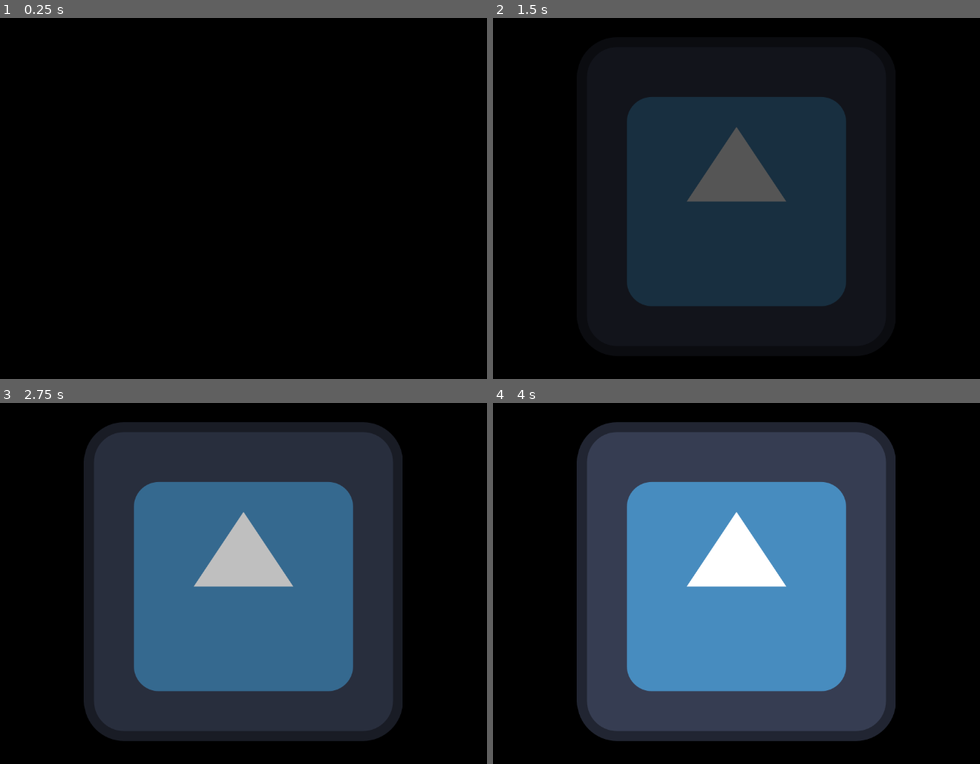
Above: before the commit, frames 1-4 (two rows, left to right).
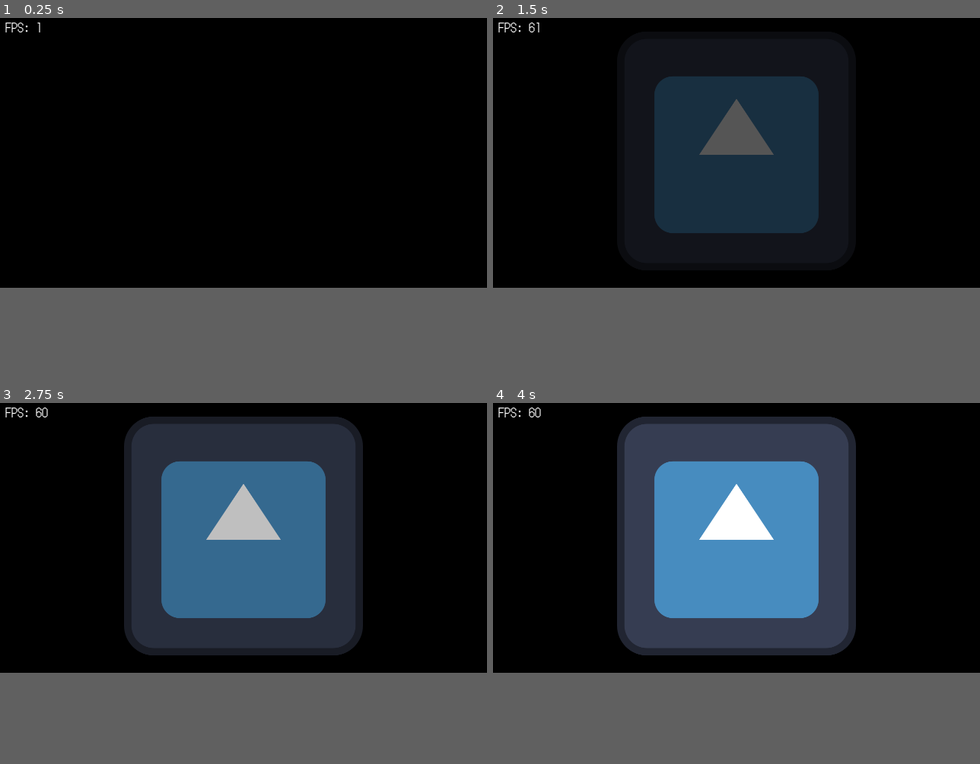
Above: after the commit, the same moments.

Repository: fitafunsoftware/project-fff
Game: Godot game, scene res://scenes/main_game.tscn
Two runs of this game, one before a commit and one after it. Both use one fixed random seed, a clock stepped at 60 frames per second and the inputs below. Before the commit the project starts from res://scenes/godot_splash.tscn. The engine's default icon, where the game draws it, is replaced by a stand-in: a white triangle on a blue panel in a dark square.
Inputs:
- Up to frame 1 (0.25 s): no input
- Up to frame 2 (1.5 s): tap Enter (start) at 0.5 s; hold D (dpright) 0.53-1.28 s; tap K (a) at 0.6, 1.35 s; hold Backspace (back) from 1.28 s (still down)
- Up to frame 3 (2.75 s): release Backspace (back) at 2.03 s; hold D (dpright) from 2.03 s (still down); hold Enter (start) from 2.03 s (still down); tap K (a) at 2.3 s
- Up to frame 4 (4 s): release D (dpright) at 2.78 s; release Enter (start) at 2.78 s; hold W (dpup) 2.78-3.53 s; tap K (a) at 2.85, 3.6 s; hold A (dpleft) from 3.53 s (still down)
In our replay, the window is 640x480 before the commit and 640x360 after it. These sizes can differ from the game's own. Grey fills any space a smaller window leaves; there, only what the larger window draws over its background counts as a difference.

The runs differ from the first frame. In frame 1, less than 0.1% of the frame differs, in the area x 1-9%, y 1-4%; in frame 2, 34%; in frame 3, 40%; in frame 4, 43%, in the area x 1-83%, y 1-94%.

Commit message:
Add splash screen. Allow for multiple resolutions.

Diff:
--- a/autoloads/exit_shortcut.gd
+++ b/autoloads/exit_shortcut.gd
@@ -13,5 +13,6 @@
 
 func _exit() -> void:
 	get_viewport().set_input_as_handled()
+	get_tree().unload_current_scene()
 	get_tree().change_scene_to_file("res://scenes/exit_scene.tscn")
 	queue_free()
--- a/project.godot
+++ b/project.godot
@@ -11,7 +11,7 @@
 [application]
 
 config/name="project-fff"
-run/main_scene="res://scenes/godot_splash.tscn"
+run/main_scene="res://scenes/main_game.tscn"
 config/features=PackedStringArray("4.0")
 boot_splash/bg_color=Color(0, 0, 0, 1)
 boot_splash/show_image=false
@@ -24,13 +24,15 @@
 [display]
 
 window/size/viewport_width=640
-window/size/viewport_height=480
+window/size/viewport_height=360
 window/size/resizable=false
 window/size/borderless=true
+window/stretch/mode="canvas_items"
+window/stretch/aspect="keep_width"
 
 [editor]
 
-run/main_run_args="--verbose"
+run/main_run_args="--verbose --resolution 640x480"
 export/convert_text_resources_to_binary=true
 
 [gui]
--- a/scenes/fps.tscn
+++ b/scenes/fps.tscn
@@ -1,5 +1,6 @@
-[gd_scene load_steps=2 format=3 uid="uid://lpturakyx3rf"]
+[gd_scene load_steps=3 format=3 uid="uid://lpturakyx3rf"]
 
+[ext_resource type="FontFile" uid="uid://l6v7g4hwneaf" path="res://assets/fonts/DotGothic16-Regular.ttf" id="1_mllbe"]
 [ext_resource type="Script" path="res://scripts/fps.gd" id="2"]
 
 [node name="FPSCounter" type="Label"]
@@ -7,5 +8,9 @@
 offset_top = 5.0
 offset_right = 40.0
 offset_bottom = 14.0
+theme_override_colors/font_outline_color = Color(0, 0, 0, 1)
+theme_override_constants/outline_size = 2
+theme_override_fonts/font = ExtResource("1_mllbe")
+theme_override_font_sizes/font_size = 16
 text = "FPS: 0"
 script = ExtResource("2")
--- /dev/null
+++ b/scenes/game_viewport_container.tscn
@@ -0,0 +1,29 @@
+[gd_scene load_steps=3 format=3 uid="uid://cyj31r0l1ta27"]
+
+[ext_resource type="Script" path="res://scripts/game_viewport.gd" id="1_6igo6"]
+[ext_resource type="PackedScene" uid="uid://da6e60qvpx7sy" path="res://scenes/godot_splash.tscn" id="2_5qwqw"]
+
+[node name="GameViewportContainer" type="SubViewportContainer"]
+anchors_preset = 8
+anchor_left = 0.5
+anchor_top = 0.5
+anchor_right = 0.5
+anchor_bottom = 0.5
+offset_left = -320.0
+offset_top = -180.0
+offset_right = 320.0
+offset_bottom = 180.0
+grow_horizontal = 2
+grow_vertical = 2
+size_flags_horizontal = 4
+size_flags_vertical = 4
+
+[node name="GameViewport" type="SubViewport" parent="."]
+handle_input_locally = false
+snap_2d_transforms_to_pixel = true
+snap_2d_vertices_to_pixel = true
+size = Vector2i(640, 360)
+render_target_update_mode = 4
+script = ExtResource("1_6igo6")
+
+[node name="GodotSplash" parent="GameViewport" instance=ExtResource("2_5qwqw")]
--- a/scenes/godot_splash.tscn
+++ b/scenes/godot_splash.tscn
@@ -22,11 +22,16 @@
 color = Color(0, 0, 0, 1)
 
 [node name="Logo" type="TextureRect" parent="."]
-modulate = Color(1, 1, 1, 0)
 layout_mode = 1
-anchors_preset = 15
-anchor_right = 1.0
-anchor_bottom = 1.0
+anchors_preset = 8
+anchor_left = 0.5
+anchor_top = 0.5
+anchor_right = 0.5
+anchor_bottom = 0.5
+offset_left = -320.0
+offset_top = -180.0
+offset_right = 320.0
+offset_bottom = 180.0
 grow_horizontal = 2
 grow_vertical = 2
 texture = ExtResource("1_2r5p5")
--- /dev/null
+++ b/scenes/main_game.tscn
@@ -0,0 +1,39 @@
+[gd_scene load_steps=3 format=3 uid="uid://b3mg5fxet8dhl"]
+
+[ext_resource type="PackedScene" uid="uid://cyj31r0l1ta27" path="res://scenes/game_viewport_container.tscn" id="1_va8sl"]
+[ext_resource type="PackedScene" uid="uid://lpturakyx3rf" path="res://scenes/fps.tscn" id="2_iotp4"]
+
+[node name="Game" type="Control"]
+layout_mode = 3
+anchors_preset = 15
+anchor_right = 1.0
+anchor_bottom = 1.0
+grow_horizontal = 2
+grow_vertical = 2
+size_flags_horizontal = 3
+size_flags_vertical = 3
+
+[node name="ColorRect" type="ColorRect" parent="."]
+custom_minimum_size = Vector2(640, 480)
+layout_mode = 1
+anchors_preset = 8
+anchor_left = 0.5
+anchor_top = 0.5
+anchor_right = 0.5
+anchor_bottom = 0.5
+offset_left = -320.0
+offset_top = -240.0
+offset_right = 320.0
+offset_bottom = 240.0
+grow_horizontal = 2
+grow_vertical = 2
+color = Color(0, 0, 0, 1)
+
+[node name="GameViewportContainer" parent="." instance=ExtResource("1_va8sl")]
+layout_mode = 1
+
+[node name="FPSCounter" parent="." instance=ExtResource("2_iotp4")]
+layout_mode = 1
+offset_left = 7.0
+offset_right = 55.0
+offset_bottom = 37.0
--- a/scenes/world.tscn
+++ b/scenes/world.tscn
@@ -1,10 +1,9 @@
-[gd_scene load_steps=12 format=3 uid="uid://chc3yl7i7eyy5"]
+[gd_scene load_steps=11 format=3 uid="uid://chc3yl7i7eyy5"]
 
 [ext_resource type="Shader" path="res://shaders/vertical.gdshader" id="1"]
 [ext_resource type="Shader" path="res://shaders/horizontal.gdshader" id="2"]
 [ext_resource type="Script" path="res://scripts/camera_body.gd" id="4"]
 [ext_resource type="Texture2D" uid="uid://cc3g621pch04b" path="res://assets/art/icon.png" id="4_ak3i4"]
-[ext_resource type="PackedScene" uid="uid://lpturakyx3rf" path="res://scenes/fps.tscn" id="5"]
 
 [sub_resource type="BoxShape3D" id="5"]
 size = Vector3(200, 2, 200)
@@ -56,9 +55,8 @@
 projection = 1
 current = true
 size = 5.0
+far = 100.0
 
 [node name="Square" type="MeshInstance3D" parent="."]
 transform = Transform3D(1, 0, 0, 0, 1, 0, 0, 0, 1, 0, 0.25, 0)
 mesh = SubResource("4")
-
-[node name="FPSCounter" parent="." instance=ExtResource("5")]
--- a/scripts/fps.gd
+++ b/scripts/fps.gd
@@ -1,5 +1,5 @@
 extends Label
 
 
-func _physics_process(delta):
+func _physics_process(_delta):
 	text = "FPS: %.f" % [Engine.get_frames_per_second()]
--- /dev/null
+++ b/scripts/game_viewport.gd
@@ -0,0 +1,14 @@
+extends SubViewport
+class_name GameViewport
+
+
+func change_scene_to_file(path: String) -> void:
+	var new_scene_resource: Resource = load(path)
+
+	if not new_scene_resource:
+		return
+
+	var new_scene = new_scene_resource.instantiate()
+
+	get_child(0).queue_free()
+	add_child(new_scene)
--- a/scripts/godot_splash.gd
+++ b/scripts/godot_splash.gd
@@ -9,7 +9,12 @@
 
 
 func _ready():
+	logo.modulate = Color.TRANSPARENT
+
 	var tween = create_tween()
 	tween.tween_property(logo, "modulate", Color.WHITE, fade_in_duration).set_delay(start_delay)
 	tween.tween_property(logo, "modulate", Color.TRANSPARENT, fade_out_duration).set_delay(on_screen_delay)
-	tween.tween_callback(get_tree().change_scene_to_file.bind("res://scenes/world.tscn"))
+	if DirAccess.dir_exists_absolute("res://proprietary/"):
+		tween.tween_callback(get_viewport().change_scene_to_file.bind("res://proprietary/scenes/fita_splash.tscn"))
+	else:
+		tween.tween_callback(get_viewport().change_scene_to_file.bind("res://scenes/world.tscn"))
